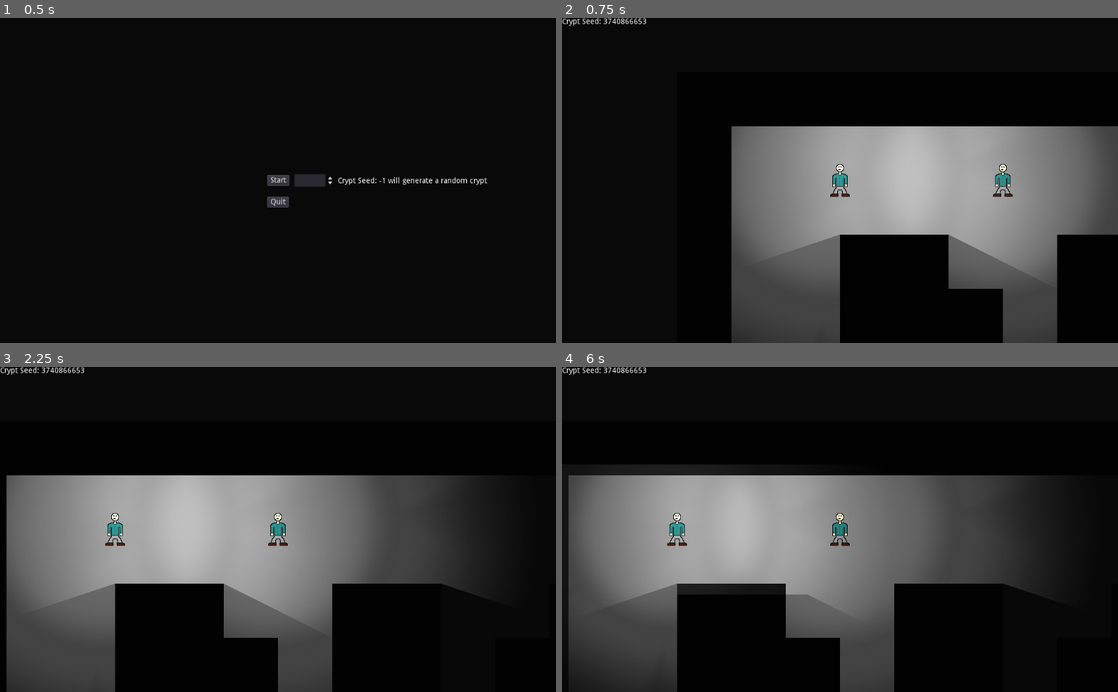
Above: before the commit, frames 1-4 (two rows, left to right).
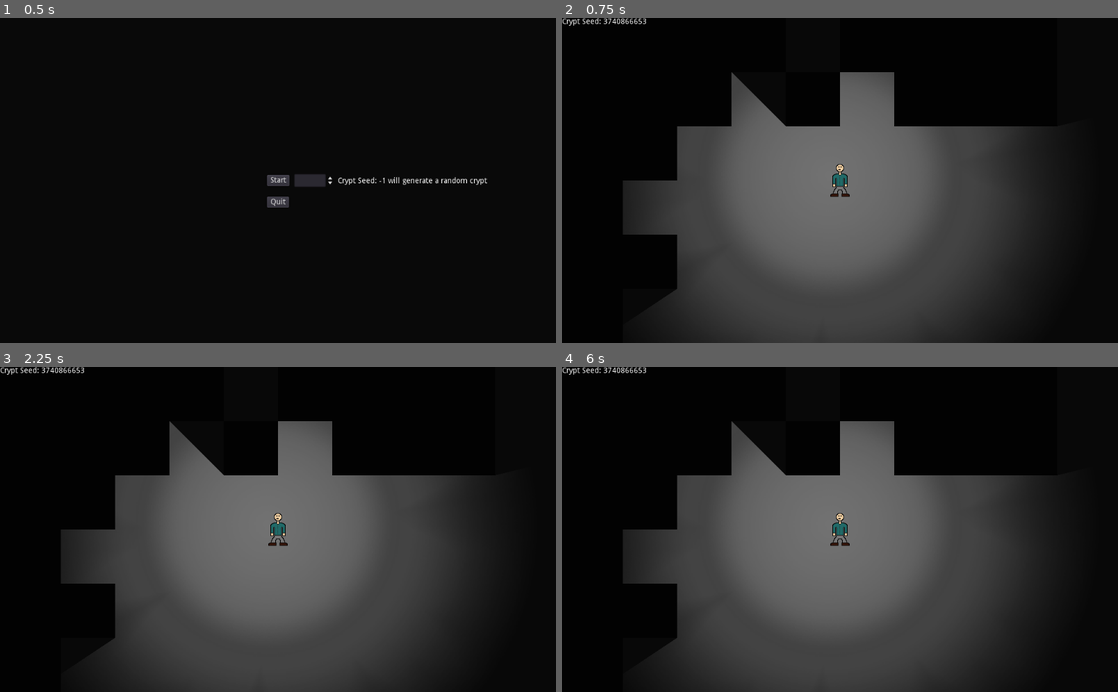
Above: after the commit, the same moments.

Repository: jamesaorson/into-the-crypt
Game: Godot game, scene res://ui/main_menu/main_menu.tscn
The game is run twice, just before and just after one commit, with the same random seed, the same clock (stepped at 60 frames per second) and the same inputs.
Inputs:
- Up to frame 1 (0.5 s): no input
- Up to frame 2 (0.75 s): click "Start" at 0.5 s
- Up to frame 3 (2.25 s): tap Enter at 1.25 s; tap F5 (reset_0) at 2 s
- Up to frame 4 (6 s): tap F5 (reset_0) every 0.75 s from 2.75 to 5 s

Frame 1 is identical in both runs. In frame 2, 43% of the frame differs, in the area x 12-100%, y 16-100%; in frame 3, 43%; in frame 4, 41%.

Commit message:
Generalize level generation to be automated and more diverse

Diff:
--- a/crypt/crypt_generator/crypt_generator.gd
+++ b/crypt/crypt_generator/crypt_generator.gd
@@ -15,19 +15,9 @@
 const CRYPT_MAX_WIDTH = crypt_generator_globals.CRYPT_MAX_WIDTH
 const CRYPT_MIN_WIDTH = crypt_generator_globals.CRYPT_MIN_WIDTH
 
-const CORNERS             = crypt_generator_globals.CORNERS
-const TOP_RIGHT_CORNER    = crypt_generator_globals.TOP_RIGHT_CORNER
-const BOTTOM_RIGHT_CORNER = crypt_generator_globals.BOTTOM_RIGHT_CORNER
-const BOTTOM_LEFT_CORNER  = crypt_generator_globals.BOTTOM_LEFT_CORNER
-const TOP_LEFT_CORNER     = crypt_generator_globals.TOP_LEFT_CORNER
+var HORIZONTAL_HALLWAYS = crypt_generator_globals.HORIZONTAL_HALLWAYS
 
-const HORIZONTAL_HALLWAYS = crypt_generator_globals.HORIZONTAL_HALLWAYS
-const TOP_HORIZONTAL_HALLWAYS = crypt_generator_globals.TOP_HORIZONTAL_HALLWAYS
-const BOTTOM_HORIZONTAL_HALLWAYS = crypt_generator_globals.BOTTOM_HORIZONTAL_HALLWAYS
-
-const VERTICAL_HALLWAYS = crypt_generator_globals.VERTICAL_HALLWAYS
-const LEFT_VERTICAL_HALLWAYS = crypt_generator_globals.LEFT_VERTICAL_HALLWAYS
-const RIGHT_VERTICAL_HALLWAYS = crypt_generator_globals.RIGHT_VERTICAL_HALLWAYS
+var VERTICAL_HALLWAYS = crypt_generator_globals.VERTICAL_HALLWAYS
 
 ####################
 # Helper Functions #
@@ -44,20 +34,34 @@
 			player.set_player_index(playerIndex)
 			get_tree().root.add_child(player)
 		player.set_player_index(playerIndex)
-		var playerStartPosition = map_to_world(player_globals.players[playerIndex].startPosition)
+		var playerStartPosition = Vector2(player_globals.players[playerIndex].startPosition.x, player_globals.players[playerIndex].startPosition.y)
+		playerStartPosition.x += 1.25 * CRYPT_SECTION_SIZE
+		playerStartPosition.y += 1.25 * CRYPT_SECTION_SIZE
+		playerStartPosition = map_to_world(playerStartPosition)
 		player.position.x = playerStartPosition.x
 		player.position.y = playerStartPosition.y
+		player_globals.players[playerIndex].timeStart = OS.get_unix_time()
 
 func destroy():
 	var playerNodes = get_tree().get_nodes_in_group("player")
 	for playerNode in playerNodes:
 		playerNode.destroy()
+	for player in player_globals.players:
+		player.instance = null
+		player.debugInfo = null
+		player.lightNode = null
 	queue_free()
 
 func draw_crypt():
 	for y in range(len(crypt_globals.crypt)):
 		for x in range(len(crypt_globals.crypt[y])):
-			set_cell(x, y, crypt_globals.crypt[y][x])
+			if (y < CRYPT_SECTION_SIZE or
+				x < CRYPT_SECTION_SIZE or
+				y >= CRYPT_HEIGHT - CRYPT_SECTION_SIZE
+				or x >= CRYPT_WIDTH - CRYPT_SECTION_SIZE):
+				set_cell(x, y, WALL_TILE)
+			else:
+				set_cell(x, y, crypt_globals.crypt[y][x])
 
 func generate_crypt():
 	if crypt_globals.cryptSeed == null:
@@ -74,44 +78,24 @@
 	for y in range(0, CRYPT_HEIGHT, CRYPT_SECTION_SIZE):
 		for x in range(0, CRYPT_WIDTH, CRYPT_SECTION_SIZE):
 			var cryptSection = null
-
-			if y == 0:
-				if x == 0:
-					cryptSection = TOP_LEFT_CORNER
-				elif x == CRYPT_WIDTH - CRYPT_SECTION_SIZE:
-					cryptSection = TOP_RIGHT_CORNER
-				else:
-					cryptSection = TOP_HORIZONTAL_HALLWAYS[floor(rand_range(1, len(TOP_HORIZONTAL_HALLWAYS))) - 1]
-			elif y == CRYPT_HEIGHT - CRYPT_SECTION_SIZE:
-				if x == CRYPT_WIDTH - CRYPT_SECTION_SIZE:
-					cryptSection = BOTTOM_RIGHT_CORNER
-				elif x == 0:
-					cryptSection = BOTTOM_LEFT_CORNER
-				else:
-					cryptSection = BOTTOM_HORIZONTAL_HALLWAYS[floor(rand_range(1, len(BOTTOM_HORIZONTAL_HALLWAYS))) - 1]
-			elif x == 0:
-				cryptSection = LEFT_VERTICAL_HALLWAYS[floor(rand_range(1, len(LEFT_VERTICAL_HALLWAYS))) - 1]
-			elif x == CRYPT_WIDTH - CRYPT_SECTION_SIZE:
-				cryptSection = RIGHT_VERTICAL_HALLWAYS[floor(rand_range(1, len(RIGHT_VERTICAL_HALLWAYS))) - 1]
+			var choice = rand_range(1, 10)
+			if choice > 6:
+				cryptSection = HORIZONTAL_HALLWAYS[randi() % len(HORIZONTAL_HALLWAYS)]
 			else:
-				var choice = rand_range(1, 10)
-				if choice > 6:
-					cryptSection = HORIZONTAL_HALLWAYS[floor(rand_range(1, len(HORIZONTAL_HALLWAYS))) - 1]
-				else:
-					cryptSection = VERTICAL_HALLWAYS[floor(rand_range(1, len(VERTICAL_HALLWAYS))) - 1]
+				cryptSection = VERTICAL_HALLWAYS[randi() % len(VERTICAL_HALLWAYS)]
 			set_crypt_section(Vector2(x, y), cryptSection)
 	draw_crypt()
-	create_player(1)
-	create_player(0)
+	for playerIndex in range(player_globals.numberOfPlayers, 0, -1):
+		create_player(playerIndex - 1)
 
 func initalize_crypt_object():
 	crypt_globals.crypt = []
-	for y in range(CRYPT_HEIGHT):
+	for y in range(CRYPT_HEIGHT + (2 * CRYPT_SECTION_SIZE)):
 		crypt_globals.crypt.append([])
-		crypt_globals.crypt[y].resize(CRYPT_WIDTH)
+		crypt_globals.crypt[y].resize(CRYPT_WIDTH + (2 * CRYPT_SECTION_SIZE))
 
 func set_crypt_section(originPosition, cryptSection):
 	for y in range(len(cryptSection)):
 		var cryptRow = cryptSection[y]
 		for x in range(len(cryptRow)):
-			crypt_globals.crypt[y + originPosition.y][x + originPosition.x] = cryptRow[x]
+			crypt_globals.crypt[y + originPosition.y + 1][x + originPosition.x + 1] = cryptRow[x]
--- a/crypt/crypt_generator/crypt_generator_globals.gd
+++ b/crypt/crypt_generator/crypt_generator_globals.gd
@@ -3,264 +3,67 @@
 const FLOOR_TILE = 0
 const WALL_TILE = 1
 
-const CRYPT_SECTION_SIZE = 4
+const CRYPT_SECTION_SIZE = 6
 
 var CRYPT_HEIGHT
-const CRYPT_MAX_HEIGHT = 100
-const CRYPT_MIN_HEIGHT = 30
+const CRYPT_MAX_HEIGHT = 50
+const CRYPT_MIN_HEIGHT = 25
 
 var CRYPT_WIDTH
-const CRYPT_MAX_WIDTH = 100
-const CRYPT_MIN_WIDTH = 30
+const CRYPT_MAX_WIDTH = 50
+const CRYPT_MIN_WIDTH = 25
 
-const CORNERS = [
-	[
-		[1, 1, 1, 1],
-		[0, 0, 0, 1],
-		[0, 0, 0, 1],
-		[1, 0, 0, 1]
-	],
-	[
-		[1, 0, 0, 1],
-		[0, 0, 0, 1],
-		[0, 0, 0, 1],
-		[1, 1, 1, 1]
-	],
-	[
-		[1, 0, 0, 1],
-		[1, 0, 0, 0],
-		[1, 0, 0, 0],
-		[1, 1, 1, 1]
-	],
-	[
-		[1, 1, 1, 1],
-		[1, 0, 0, 0],
-		[1, 0, 0, 0],
-		[1, 0, 0, 1]
-	]
-]
-const TOP_RIGHT_CORNER    = CORNERS[0]
-const BOTTOM_RIGHT_CORNER = CORNERS[1]
-const BOTTOM_LEFT_CORNER  = CORNERS[2]
-const TOP_LEFT_CORNER     = CORNERS[3]
+var HORIZONTAL_HALLWAYS = []
+var VERTICAL_HALLWAYS = []
 
-const HORIZONTAL_HALLWAYS = [
-	[
-		[1, 0, 0, 1],
-		[0, 0, 0, 0],
-		[0, 0, 0, 0],
-		[1, 0, 0, 1]
-	],
-	[
-		[1, 0, 1, 1],
-		[0, 0, 0, 0],
-		[0, 0, 0, 0],
-		[1, 0, 0, 1]
-	],
-	[
-		[1, 1, 0, 1],
-		[0, 0, 0, 0],
-		[0, 0, 0, 0],
-		[1, 0, 0, 1]
-	],
-	[
-		[1, 1, 1, 1],
-		[0, 0, 0, 0],
-		[0, 0, 0, 0],
-		[1, 0, 0, 1]
-	],
-	[
-		[1, 0, 0, 1],
-		[0, 0, 0, 0],
-		[0, 0, 0, 0],
-		[1, 0, 1, 1]
-	],
-	[
-		[1, 0, 1, 1],
-		[0, 0, 0, 0],
-		[0, 0, 0, 0],
-		[1, 0, 1, 1]
-	],
-	[
-		[1, 1, 0, 1],
-		[0, 0, 0, 0],
-		[0, 0, 0, 0],
-		[1, 0, 1, 1]
-	],
-	[
-		[1, 1, 1, 1],
-		[0, 0, 0, 0],
-		[0, 0, 0, 0],
-		[1, 0, 1, 1]
-	],
-	[
-		[1, 0, 0, 1],
-		[0, 0, 0, 0],
-		[0, 0, 0, 0],
-		[1, 1, 0, 1]
-	],
-	[
-		[1, 0, 1, 1],
-		[0, 0, 0, 0],
-		[0, 0, 0, 0],
-		[1, 1, 0, 1]
-	],
-	[
-		[1, 1, 0, 1],
-		[0, 0, 0, 0],
-		[0, 0, 0, 0],
-		[1, 1, 0, 1]
-	],
-	[
-		[1, 1, 1, 1],
-		[0, 0, 0, 0],
-		[0, 0, 0, 0],
-		[1, 1, 0, 1]
-	],
-	[
-		[1, 0, 0, 1],
-		[0, 0, 0, 0],
-		[0, 0, 0, 0],
-		[1, 1, 1, 1]
-	],
-	[
-		[1, 0, 1, 1],
-		[0, 0, 0, 0],
-		[0, 0, 0, 0],
-		[1, 1, 1, 1]
-	],
-	[
-		[1, 1, 0, 1],
-		[0, 0, 0, 0],
-		[0, 0, 0, 0],
-		[1, 1, 1, 1]
-	],
-	[
-		[1, 1, 1, 1],
-		[0, 0, 0, 0],
-		[0, 0, 0, 0],
-		[1, 1, 1, 1]
-	]
-]
-const TOP_HORIZONTAL_HALLWAYS = [
-	HORIZONTAL_HALLWAYS[3],
-	HORIZONTAL_HALLWAYS[7],
-	HORIZONTAL_HALLWAYS[11],
-	HORIZONTAL_HALLWAYS[15]
-]
-const BOTTOM_HORIZONTAL_HALLWAYS = [
-	HORIZONTAL_HALLWAYS[12],
-	HORIZONTAL_HALLWAYS[13],
-	HORIZONTAL_HALLWAYS[14],
-	HORIZONTAL_HALLWAYS[15]
-]
-const VERTICAL_HALLWAYS   = [
-	[
-		[1, 0, 0, 1],
-		[0, 0, 0, 0],
-		[0, 0, 0, 0],
-		[1, 0, 0, 1]
-	],
-	[
-		[1, 0, 0, 1],
-		[0, 0, 0, 1],
-		[0, 0, 0, 0],
-		[1, 0, 0, 1]
-	],
-	[
-		[1, 0, 0, 1],
-		[1, 0, 0, 0],
-		[0, 0, 0, 0],
-		[1, 0, 0, 1]
-	],
-	[
-		[1, 0, 0, 1],
-		[1, 0, 0, 1],
-		[0, 0, 0, 0],
-		[1, 0, 0, 1]
-	],
-	[
-		[1, 0, 0, 1],
-		[0, 0, 0, 0],
-		[0, 0, 0, 1],
-		[1, 0, 0, 1]
-	],
-	[
-		[1, 0, 0, 1],
-		[0, 0, 0, 1],
-		[0, 0, 0, 1],
-		[1, 0, 0, 1]
-	],
-	[
-		[1, 0, 0, 1],
-		[1, 0, 0, 0],
-		[0, 0, 0, 1],
-		[1, 0, 0, 1]
-	],
-	[
-		[1, 0, 0, 1],
-		[1, 0, 0, 1],
-		[0, 0, 0, 1],
-		[1, 0, 0, 1]
-	],
-	[
-		[1, 0, 0, 1],
-		[0, 0, 0, 0],
-		[1, 0, 0, 0],
-		[1, 0, 0, 1]
-	],
-	[
-		[1, 0, 0, 1],
-		[0, 0, 0, 1],
-		[1, 0, 0, 0],
-		[1, 0, 0, 1]
-	],
-	[
-		[1, 0, 0, 1],
-		[1, 0, 0, 0],
-		[1, 0, 0, 0],
-		[1, 0, 0, 1]
-	],
-	[
-		[1, 0, 0, 1],
-		[1, 0, 0, 1],
-		[1, 0, 0, 0],
-		[1, 0, 0, 1]
-	],
-	[
-		[1, 0, 0, 1],
-		[0, 0, 0, 0],
-		[1, 0, 0, 1],
-		[1, 0, 0, 1]
-	],
-	[
-		[1, 0, 0, 1],
-		[0, 0, 0, 1],
-		[1, 0, 0, 1],
-		[1, 0, 0, 1]
-	],
-	[
-		[1, 0, 0, 1],
-		[1, 0, 0, 0],
-		[1, 0, 0, 1],
-		[1, 0, 0, 1]
-	],
-	[
-		[1, 0, 0, 1],
-		[1, 0, 0, 1],
-		[1, 0, 0, 1],
-		[1, 0, 0, 1]
-	]
-]
-const LEFT_VERTICAL_HALLWAYS = [
-	VERTICAL_HALLWAYS[10],
-	VERTICAL_HALLWAYS[11],
-	VERTICAL_HALLWAYS[14],
-	VERTICAL_HALLWAYS[15]
-]
-const RIGHT_VERTICAL_HALLWAYS = [
-	VERTICAL_HALLWAYS[5],
-	VERTICAL_HALLWAYS[7],
-	VERTICAL_HALLWAYS[13],
-	VERTICAL_HALLWAYS[15]
-]
+func _init():
+	var binaryLength = (CRYPT_SECTION_SIZE - 2) * 2
+	var numberOfVariations = pow(2, binaryLength)
+
+	for variation in range(numberOfVariations):
+		HORIZONTAL_HALLWAYS.append([])
+		HORIZONTAL_HALLWAYS[variation].resize(CRYPT_SECTION_SIZE)
+
+		var binaryString = ""
+		var binaryValue = variation
+		for digit in range(binaryLength):
+			binaryString = str(binaryValue % 2) + binaryString
+			binaryValue = binaryValue >> 1
+		var horizontalVariation = HORIZONTAL_HALLWAYS[variation]
+		var halfBinaryLength = binaryLength / 2
+		for row in range(CRYPT_SECTION_SIZE):
+			horizontalVariation[row] = []
+			horizontalVariation[row].resize(CRYPT_SECTION_SIZE)
+			if row == 0:
+				horizontalVariation[row][0] = 1
+				horizontalVariation[row][CRYPT_SECTION_SIZE - 1] = 1
+				for i in range(1, halfBinaryLength + 1):
+					horizontalVariation[row][i] = int(binaryString[i - 1])
+			elif row == CRYPT_SECTION_SIZE - 1:
+				horizontalVariation[row][0] = 1
+				horizontalVariation[row][CRYPT_SECTION_SIZE - 1] = 1
+				for i in range(1, halfBinaryLength + 1):
+					horizontalVariation[row][i] = int(binaryString[i + halfBinaryLength - 1])
+			else:
+				for i in range(CRYPT_SECTION_SIZE):
+					horizontalVariation[row][i] = 0
+
+		VERTICAL_HALLWAYS.append([])
+		VERTICAL_HALLWAYS[variation].resize(CRYPT_SECTION_SIZE)
+
+		var verticalVariation = VERTICAL_HALLWAYS[variation]
+		for row in range(CRYPT_SECTION_SIZE):
+			verticalVariation[row] = []
+			verticalVariation[row].resize(CRYPT_SECTION_SIZE)
+			if row == 0 or row == CRYPT_SECTION_SIZE - 1:
+				for i in range(CRYPT_SECTION_SIZE):
+					if i == 0 or i == CRYPT_SECTION_SIZE - 1:
+						verticalVariation[row][i] = 1
+					else:
+						verticalVariation[row][i] = 0
+			else:
+				for i in range(CRYPT_SECTION_SIZE):
+					if i != 0 and i != CRYPT_SECTION_SIZE - 1:
+						verticalVariation[row][i] = 0
+				verticalVariation[row][0] = int(binaryString[(row - 1) * 2])
+				verticalVariation[row][CRYPT_SECTION_SIZE - 1] = int(binaryString[((row - 1) * 2) + 1])
--- a/player/debug_info/debug_info.gd
+++ b/player/debug_info/debug_info.gd
@@ -1,7 +1,6 @@
 extends CanvasLayer
 
 onready var cryptSeedLabel = get_node("CryptSeedLabel")
-onready var lightScaleLabel = get_node("LightScaleLabel")
 
 func _ready():
 	cryptSeedLabel.text = "Crypt Seed: " + str(crypt_globals.cryptSeed)
--- a/player/player_globals.gd
+++ b/player/player_globals.gd
@@ -5,7 +5,7 @@
 const LEFT = { vector = Vector2(-1, 0), inputName = "player_move_left_" }
 const RIGHT = { vector = -LEFT.vector, inputName = "player_move_right_" }
 
-var numberOfPlayers = 2
+var numberOfPlayers = 1
 
 var players = [
 	{
--- a/player/player_kinematic_body.gd
+++ b/player/player_kinematic_body.gd
@@ -19,7 +19,7 @@
 
 func _process(delta):
 	player.timeElapsed = OS.get_unix_time() - player.timeStart
-	if player.timeElapsed > 0:
+	if player.timeElapsed > 0 and player.lightNode != null:
 		player.lightNode.update_size(player.timeElapsed)
 
 func create_light(playerIndex):
